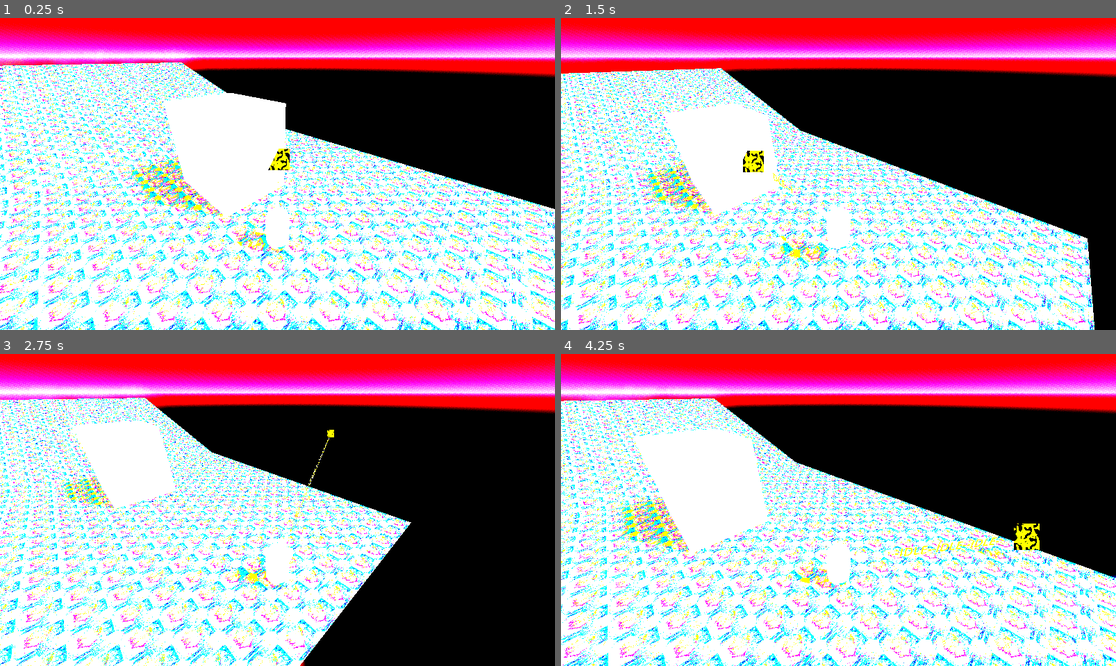
Above: before the commit, frames 1-4 (two rows, left to right).
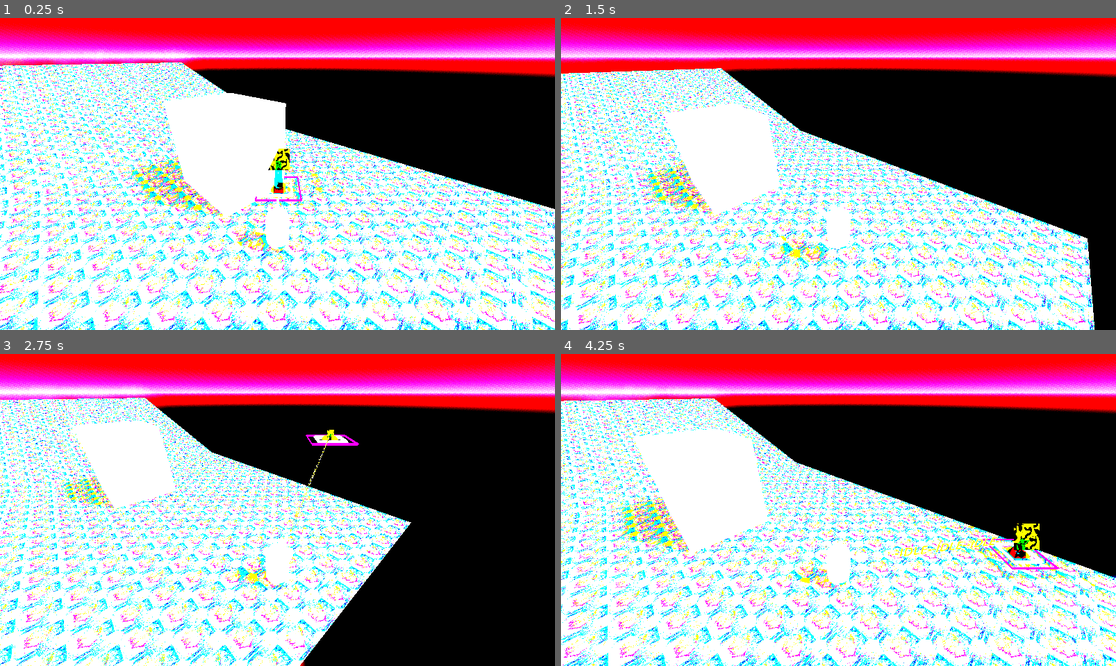
Above: after the commit, the same moments.

Repository: officialErnests/mut-4rr-
Game: Godot game, scene res://Scenes/game.tscn
The game is run twice, just before and just after one commit, with the same random seed, the same clock (stepped at 60 frames per second) and the same inputs.
Inputs (mouse positions are in pixels of both pictures, inside the frame that each line leads up to):
- Up to frame 1 (0.25 s): no input
- Up to frame 2 (1.5 s): tap Enter at 0.5 s; move the mouse to (960, 158) at 0.52 s; hold D (right) 0.53-1.28 s; click (960, 158) at 0.6 s; tap Space (jump) at 0.77 s; move the mouse to (727, 189) at 1.27 s; hold S (backward) from 1.28 s (still down); click (727, 189) at 1.35 s
- Up to frame 3 (2.75 s): tap Space (jump) at 1.52 s; move the mouse to (333, 441) at 2.02 s; release S (backward) at 2.03 s; hold D (right) from 2.03 s (still down); click (333, 441) at 2.1 s
- Up to frame 4 (4.25 s): move the mouse to (810, 572) at 2.77 s; release D (right) at 2.78 s; hold W (forward) 2.78-3.53 s; click (810, 572) at 2.85 s; tap Space (jump) at 3.02, 3.77 s; move the mouse to (1005, 556) at 3.52 s; hold A (left) from 3.53 s (still down); click (1005, 556) at 3.6 s

The runs differ from the first frame. In frame 1, 0.5% of the frame differs, in the area x 42-63%, y 40-71%; in frame 2, 0.7%; in frame 3, 0.2%; in frame 4, 0.9%, in the area x 61-100%, y 48-82%.

Commit message:
Added flash

Diff:
--- a/Scenes/player.tscn
+++ b/Scenes/player.tscn
@@ -1,8 +1,9 @@
-[gd_scene load_steps=12 format=3 uid="uid://bpgaix3cftid6"]
+[gd_scene load_steps=21 format=3 uid="uid://bpgaix3cftid6"]
 
 [ext_resource type="Script" uid="uid://c73bn6ajbmaj" path="res://Scripts/player.gd" id="1_v0iea"]
 [ext_resource type="Script" uid="uid://1f0q4ofhgup" path="res://Scripts/gun_pointer.gd" id="2_cvnsp"]
 [ext_resource type="Script" uid="uid://dcpwb4aalddig" path="res://Scripts/gun_visual.gd" id="3_6t5aa"]
+[ext_resource type="Script" uid="uid://b5kv5ttlwlpi5" path="res://Scripts/handle_shoot.gd" id="3_x3wgy"]
 [ext_resource type="Script" uid="uid://c2qad2apg860v" path="res://Scripts/label_sizer.gd" id="4_vgqql"]
 [ext_resource type="Texture2D" uid="uid://ctx06ekxiqf8u" path="res://Temp_assets/s7.jpg" id="5_fkybt"]
 
@@ -10,19 +11,78 @@
 radius = 0.4
 height = 1.6
 
+[sub_resource type="StandardMaterial3D" id="StandardMaterial3D_x3wgy"]
+shading_mode = 0
+albedo_texture = ExtResource("5_fkybt")
+billboard_mode = 1
+
+[sub_resource type="StandardMaterial3D" id="StandardMaterial3D_3smsa"]
+albedo_texture = ExtResource("5_fkybt")
+
+[sub_resource type="QuadMesh" id="QuadMesh_8erm5"]
+material = SubResource("StandardMaterial3D_3smsa")
+
+[sub_resource type="StandardMaterial3D" id="StandardMaterial3D_tx1dd"]
+blend_mode = 2
+no_depth_test = true
+albedo_color = Color(1, 0, 0, 1)
+grow = true
+grow_amount = -0.158
+
+[sub_resource type="CylinderMesh" id="CylinderMesh_fkybt"]
+top_radius = 0.0
+radial_segments = 4
+rings = 0
+
+[sub_resource type="StandardMaterial3D" id="StandardMaterial3D_fkybt"]
+cull_mode = 2
+shading_mode = 0
+albedo_color = Color(0, 0, 1, 1)
+heightmap_scale = 8.468
+grow_amount = -0.315
+fixed_size = true
+point_size = 36.9
+fov_override = 50.0
+
+[sub_resource type="TorusMesh" id="TorusMesh_x3wgy"]
+inner_radius = 2.8
+outer_radius = 3.0
+rings = 4
+ring_segments = 4
+
+[sub_resource type="StandardMaterial3D" id="StandardMaterial3D_8erm5"]
+cull_mode = 2
+shading_mode = 0
+albedo_color = Color(0, 1, 0, 1)
+heightmap_scale = 8.468
+grow_amount = -0.315
+fixed_size = true
+point_size = 36.9
+fov_override = 50.0
+
+[sub_resource type="TorusMesh" id="TorusMesh_fkybt"]
+inner_radius = 1.6
+outer_radius = 2.0
+rings = 4
+ring_segments = 4
+
+[sub_resource type="StandardMaterial3D" id="StandardMaterial3D_f1ek2"]
+cull_mode = 2
+shading_mode = 0
+albedo_color = Color(1, 0, 0, 1)
+heightmap_scale = 8.468
+grow_amount = -0.315
+fixed_size = true
+point_size = 36.9
+fov_override = 50.0
+
+[sub_resource type="TorusMesh" id="TorusMesh_3smsa"]
+inner_radius = 0.4
+rings = 4
+ring_segments = 4
+
 [sub_resource type="BoxMesh" id="BoxMesh_v0iea"]
 size = Vector3(0.1, 0.2, 0.4)
-
-[sub_resource type="StandardMaterial3D" id="StandardMaterial3D_x3wgy"]
-shading_mode = 0
-albedo_texture = ExtResource("5_fkybt")
-billboard_mode = 1
-
-[sub_resource type="StandardMaterial3D" id="StandardMaterial3D_3smsa"]
-albedo_texture = ExtResource("5_fkybt")
-
-[sub_resource type="QuadMesh" id="QuadMesh_8erm5"]
-material = SubResource("StandardMaterial3D_3smsa")
 
 [sub_resource type="CapsuleMesh" id="CapsuleMesh_cvnsp"]
 radius = 0.4
@@ -50,21 +110,32 @@
 [node name="Gun" type="Node3D" parent="."]
 transform = Transform3D(1, 0, 0, 0, 1, 0, 0, 0, 1, 0, 0.2, 0)
 
-[node name="GunVisual" type="Node" parent="Gun" node_paths=PackedStringArray("LOOK_AT", "GUN", "POINTER", "POINTER_LEFT", "POINTER_GOAL")]
+[node name="HandleShoot" type="Node" parent="Gun" node_paths=PackedStringArray("light", "light_pt2", "hiddens")]
+script = ExtResource("3_x3wgy")
+light = NodePath("../XD")
+light_pt2 = NodePath("../FLASH")
+hiddens = NodePath("../hiddens")
+
+[node name="GunVisual" type="Node" parent="Gun" node_paths=PackedStringArray("LOOK_AT", "GUN", "POINTER", "POINTER_LEFT", "POINTER_GOAL", "POINTER_GROUND", "POINTER_GROUND_NORM")]
 script = ExtResource("3_6t5aa")
 LOOK_AT = NodePath("../../Gun_Look_at")
 GUN = NodePath("..")
-POINTER = NodePath("../POINTER")
-POINTER_LEFT = NodePath("../POINTER_LEFT")
-POINTER_GOAL = NodePath("../POINTER_END")
+POINTER = NodePath("../hiddens/POINTER")
+POINTER_LEFT = NodePath("../hiddens/POINTER_LEFT")
+POINTER_GOAL = NodePath("../hiddens/POINTER_END")
+POINTER_GROUND = NodePath("../hiddens/GROUND_POINTER")
+POINTER_GROUND_NORM = NodePath("../hiddens/POINTER_BOTTOM")
 smoothing = 10.0
-
-[node name="Gun" type="MeshInstance3D" parent="Gun"]
-transform = Transform3D(1, 0, 0, 0, 1, 0, 0, 0, 1, 0, 0, -0.8)
-mesh = SubResource("BoxMesh_v0iea")
-skeleton = NodePath("../../PLayerCollision")
-
-[node name="POINTER" type="Label3D" parent="Gun"]
+below_cursor_distance = 10
+
+[node name="hiddens" type="Node3D" parent="Gun"]
+
+[node name="POINTER_END" type="MeshInstance3D" parent="Gun/hiddens"]
+material_override = SubResource("StandardMaterial3D_x3wgy")
+mesh = SubResource("QuadMesh_8erm5")
+skeleton = NodePath("../..")
+
+[node name="POINTER" type="Label3D" parent="Gun/hiddens"]
 transform = Transform3D(-4.371139e-08, 0, 1, 0, 1, 0, -1, 0, -4.371139e-08, 0, 0, -3)
 double_sided = false
 alpha_cut = 1
@@ -79,7 +150,7 @@
 uppercase = true
 script = ExtResource("4_vgqql")
 
-[node name="POINTER_LEFT" type="Label3D" parent="Gun"]
+[node name="POINTER_LEFT" type="Label3D" parent="Gun/hiddens"]
 transform = Transform3D(-4.371139e-08, 0, -1, 0, 1, 0, 1, 0, -4.371139e-08, 0, 0, -3)
 double_sided = false
 alpha_cut = 1
@@ -94,30 +165,60 @@
 uppercase = true
 script = ExtResource("4_vgqql")
 
+[node name="GROUND_POINTER" type="MeshInstance3D" parent="Gun/hiddens"]
+material_override = SubResource("StandardMaterial3D_tx1dd")
+mesh = SubResource("CylinderMesh_fkybt")
+skeleton = NodePath("../..")
+
+[node name="POINTER_BOTTOM" type="Node3D" parent="Gun/hiddens"]
+transform = Transform3D(-1, 0, 8.742278e-08, 0, 1, 0, -8.742278e-08, 0, -1, 0, 0, 0)
+
+[node name="POINTER_BOTTOM" type="MeshInstance3D" parent="Gun/hiddens/POINTER_BOTTOM"]
+transform = Transform3D(0.05, 0, 0, 0, 0.05, 0, 0, 0, 0.05, 0, 0, 0)
+material_override = SubResource("StandardMaterial3D_fkybt")
+mesh = SubResource("TorusMesh_x3wgy")
+skeleton = NodePath("../../..")
+
+[node name="POINTER_BOTTOM2" type="MeshInstance3D" parent="Gun/hiddens/POINTER_BOTTOM"]
+transform = Transform3D(0.05, 0, 0, 0, 0.05, 0, 0, 0, 0.05, 0, 0, 0)
+material_override = SubResource("StandardMaterial3D_8erm5")
+mesh = SubResource("TorusMesh_fkybt")
+skeleton = NodePath("../../..")
+
+[node name="POINTER_BOTTOM3" type="MeshInstance3D" parent="Gun/hiddens/POINTER_BOTTOM"]
+transform = Transform3D(0.05, 0, 0, 0, 0.05, 0, 0, 0, 0.05, 0, 0, 0)
+material_override = SubResource("StandardMaterial3D_f1ek2")
+mesh = SubResource("TorusMesh_3smsa")
+skeleton = NodePath("../../..")
+
+[node name="Gun" type="MeshInstance3D" parent="Gun"]
+transform = Transform3D(1, 0, 0, 0, 1, 0, 0, 0, 1, 0, 0, -0.8)
+mesh = SubResource("BoxMesh_v0iea")
+skeleton = NodePath("../../PLayerCollision")
+
+[node name="XD" type="OmniLight3D" parent="Gun"]
+transform = Transform3D(1, 0, 0, 0, 1, 0, 0, 0, 1, 0, -1.4901161e-08, -1)
+visible = false
+light_color = Color(1, 1, 0, 1)
+light_energy = 16.0
+light_negative = true
+light_specular = 0.65
+shadow_enabled = true
+omni_range = 40.0
+omni_attenuation = -0.878
+
 [node name="FLASH" type="SpotLight3D" parent="Gun"]
 transform = Transform3D(1, 0, 0, 0, 1, 0, 0, 0, 1, 0, 0.39999998, -1.6)
 visible = false
 light_color = Color(1, 1, 0, 1)
 light_energy = 16.0
 light_specular = 2.0
+shadow_enabled = true
 spot_range = 20.0
 spot_attenuation = -1.0
 spot_angle = 68.58
 spot_angle_attenuation = 0.056328375
 
-[node name="XD" type="OmniLight3D" parent="Gun/FLASH"]
-transform = Transform3D(1, 0, 0, 0, 1, 0, 0, 0, 1, 0, -0.39999998, 1.6)
-light_color = Color(1, 1, 0, 1)
-light_energy = 16.0
-light_negative = true
-light_specular = 0.65
-omni_range = 40.0
-omni_attenuation = -0.878
-
-[node name="POINTER_END" type="MeshInstance3D" parent="Gun"]
-material_override = SubResource("StandardMaterial3D_x3wgy")
-mesh = SubResource("QuadMesh_8erm5")
-
 [node name="Neck" type="Node3D" parent="."]
 transform = Transform3D(0.70710677, 0, 0.70710677, 0, 1, 0, -0.70710677, 0, 0.70710677, 0, 0, 0)
 
--- a/Scripts/gun_visual.gd
+++ b/Scripts/gun_visual.gd
@@ -7,15 +7,18 @@
 @export var POINTER_LEFT: Label3D
 @export var POINTER_GOAL: MeshInstance3D
 @export var POINTER_GROUND: MeshInstance3D
-@export var POINTER_GROUND_NORM: MeshInstance3D
+@export var POINTER_GROUND_NORM: Node3D
 @export_group("others")
 @export var smoothing: float = 1
+@export var below_cursor_distance = 2
 var prev_location = Vector3.FORWARD
 # Called when the node enters the scene tree for the first time.
 func _ready() -> void:
 	POINTER.scroll_dir = -10
 	POINTER_LEFT.scroll_dir = -10
 
+func instaSet():
+	prev_location = LOOK_AT.global_position
 
 # Called every frame. 'delta' is the elapsed time since the previous frame.
 func _process(delta: float) -> void:
@@ -23,7 +26,7 @@
 	prev_location += (LOOK_AT.global_position - prev_location) * delta * smoothing
 
 	#Detects if there aren't no obstacles infront
-	var temp_raycast = castRay()
+	var temp_raycast = castRay(GUN.global_position, prev_location, GUN.get_world_3d().direct_space_state)
 	var look_position = prev_location
 	if temp_raycast:
 		look_position = temp_raycast["position"]
@@ -41,12 +44,19 @@
 	POINTER_LEFT.renderText()
 	POINTER_LEFT.position.z = -0.4 + dist / -2
 
-func castRay():
-	var ray_point_start = GUN.global_position
-	var ray_point_end = prev_location
+	var cursor_raycast = castRay(look_position, look_position - Vector3(0, below_cursor_distance, 0), GUN.get_world_3d().direct_space_state)
+	if cursor_raycast:
+		POINTER_GROUND_NORM.global_position = cursor_raycast["position"] + Vector3.UP * 0.2
+		POINTER_GROUND_NORM.look_at(POINTER_GROUND_NORM.global_position + cursor_raycast["normal"])
+		POINTER_GROUND_NORM.rotate_object_local(Vector3.LEFT, (PI / 2))
 
-	var space_state = GUN.get_world_3d().direct_space_state
+		var ground_distance = look_position.distance_to(cursor_raycast["position"])
+		POINTER_GROUND.mesh.height = ground_distance
+		POINTER_GROUND.global_position = (cursor_raycast["position"] + look_position) / 2
+		POINTER_GROUND.global_rotation = Vector3.ZERO
 
-	var params = PhysicsRayQueryParameters3D.create(ray_point_start, ray_point_end, 2)
 
-	return space_state.intersect_ray(params)
+func castRay(from, to, obj):
+	var params = PhysicsRayQueryParameters3D.create(from, to, 2)
+
+	return obj.intersect_ray(params)
--- /dev/null
+++ b/Scripts/handle_shoot.gd
@@ -0,0 +1,23 @@
+extends Node
+
+@export var light: Node3D
+@export var light_pt2: Node3D
+@export var hiddens: Node3D
+var timer = 0
+var flash_timer = 0
+func _process(delta: float) -> void:
+	if Input.is_action_just_pressed("shoot"):
+		light.visible = true
+		light_pt2.visible = true
+		hiddens.visible = false
+		flash_timer = 0.05
+		timer = 0.05
+	elif flash_timer > 0:
+		flash_timer -= delta
+	elif timer > 0:
+		light_pt2.visible = false
+		timer -= delta
+	else:
+		light_pt2.visible = false
+		light.visible = false
+		hiddens.visible = true
--- a/project.godot
+++ b/project.godot
@@ -46,6 +46,11 @@
 "events": [Object(InputEventKey,"resource_local_to_scene":false,"resource_name":"","device":-1,"window_id":0,"alt_press …(192 unchanged characters)…
 ]
 }
+shoot={
+"deadzone": 0.2,
+"events": [Object(InputEventMouseButton,"resource_local_to_scene":false,"resource_name":"","device":-1,"window_id":0,"alt_pressed":false,"shift_pressed":false,"ctrl_pressed":false,"meta_pressed":false,"button_mask":0,"position":Vector2(0, 0),"global_position":Vector2(0, 0),"factor":1.0,"button_index":1,"canceled":false,"pressed":false,"double_click":false,"script":null)
+]
+}
 
 [rendering]
 
Not shown, added: Scripts/handle_shoot.gd.uid
